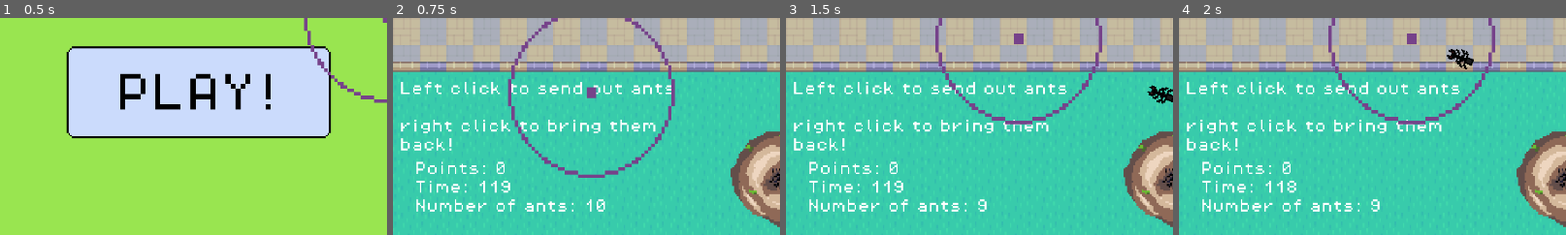
Above: before the commit, frames 1-4 (left to right).
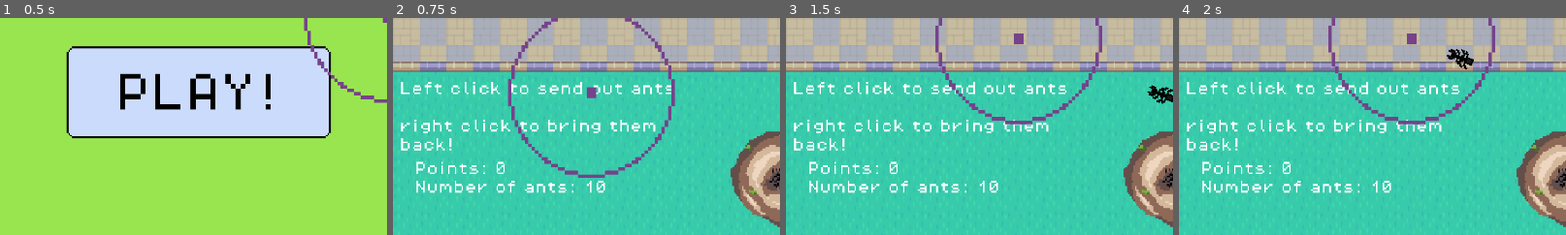
Above: after the commit, the same moments.

Repository: kiankiko9999/KDS-Ants
Game: Godot game, scene res://Scenes/MainMenu.tscn
Two runs of this game, one before a commit and one after it. Both use one fixed random seed, a clock stepped at 60 frames per second and the inputs below. Sound files missing from this copy of the repository are replaced by a short silence.
Inputs (mouse positions are % of the whole screen's width and height, from its top left):
- Up to frame 1 (0.5 s): no input
- Up to frame 2 (0.75 s): tap Enter at 0.5 s; move the mouse to (26, 67) at 0.52 s; click (26, 67) at 0.67 s
- Up to frame 3 (1.5 s): tap Enter at 1.25 s; move the mouse to (30, 55) at 1.27 s; click (30, 55) at 1.42 s
- Up to frame 4 (2 s): no input
The pictures show only the part of the screen within x 0-50%, y 50-100%; the shares and areas given below are measured in that part.

Frame 1 is identical in both runs. In frame 2, 2.0% of the frame differs, in the area x 6-55%, y 75-90%; in frame 3, 2.0%; in frame 4, 2.0%.

Commit message:
Skeleton Code for radial texture progress bar for the timer. Waiting on Thomas for a under texture and progress texture

Diff:
--- a/kds-project-1/Scenes/ant_controller.tscn
+++ b/kds-project-1/Scenes/ant_controller.tscn
@@ -41,5 +41,12 @@
 
 [node name="Timer" type="Timer" parent="Label" unique_id=1585459559]
 
+[node name="TextureProgressBar" type="TextureProgressBar" parent="Label" unique_id=1245168947]
+layout_mode = 0
+offset_right = 40.0
+offset_bottom = 40.0
+fill_mode = 5
+
 [connection signal="body_entered" from="Area2D" to="." method="_on_area_2d_body_entered"]
 [connection signal="body_entered" from="Area2D" to="Area2D" method="_on_body_entered"]
+[connection signal="timeout" from="Label/Timer" to="Label" method="_on_timer_timeout"]
--- a/kds-project-1/Scripts/label.gd
+++ b/kds-project-1/Scripts/label.gd
@@ -2,8 +2,10 @@
 
 @onready var timer = $Timer
 @onready var antController = get_parent()
+@onready var timer_progress = $TextureProgressBar
+@export var initial_time: float = 120  # Set your countdown time here
 
-var time_left: float = 120  # Set your countdown time here
+var time_left = initial_time
 
 
 # Called when the node enters the scene tree for the first time.
@@ -14,13 +16,20 @@
 # Called every frame. 'delta' is the elapsed time since the previous frame.
 func _process(delta: float) -> void:
 	antController.points = antController.points
-	if time_left > 0:
-		time_left -= delta
-		time_left = max(time_left, 0.0)  # Prevents going negative
-		update_label()
-	elif time_left == 0:
+	# if time_left > 0:
+		# time_left -= delta
+		# time_left = max(time_left, 0.0)  # Prevents going negative
+		# update_label()
+	if time_left == 0:
 		get_parent().gameover()
 		pass
 
 func update_label():
-	text = "Points: %d\nTime: %d\nNumber of ants: %d" % [antController.points, time_left, get_parent().ants_in_nest]
+	# text = "Points: %d\nTime: %d\nNumber of ants: %d" % [antController.points, time_left, get_parent().ants_in_nest]
+	text = "Points: %d\nNumber of ants: %d" % [antController.points, get_parent().ants_in_nest]
+
+
+
+func _on_timer_timeout() -> void:
+	timer_progress.value -= 1
+	text = "Points: %d\nNumber of ants: %d" % [antController.points, get_parent().ants_in_nest]
